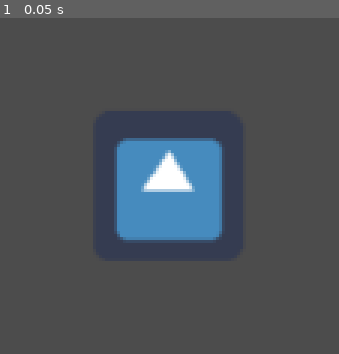
Above: before the commit, frame 1.
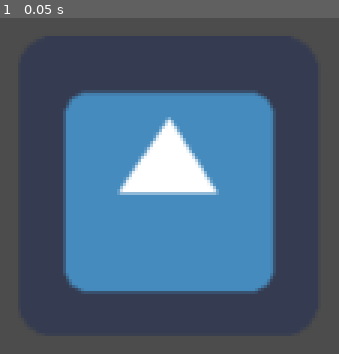
Above: after the commit, the same moment.

Repository: teratron/treaker
Game: Godot game, scene res://examples/Signals/Signals.tscn
Same seed, same stepped clock (60 frames per second), same inputs: the game is played once before the commit and once after it. This scene is started directly instead of the project's main scene. The engine's default icon, where the game draws it, is replaced by a stand-in: a white triangle on a blue panel in a dark square.
Inputs:
- Up to frame 1 (0.05 s): no input

The runs differ from the first frame. In frame 1, 31% of the frame differs, in the area x 18-82%, y 21-83%.
Error before the commit: Error connecting to signal: health during yield(). (res://examples/Coroutines/SceneScript.gd:27)

Commit message:
Update Player

Diff:
--- a/app/examples/Signals/Node2D.gd
+++ b/app/examples/Signals/Node2D.gd
@@ -1,10 +1,14 @@
 extends Node2D
+
+
 onready var PlayerNode = get_owner()
+
 
 func _ready():
 	print(PlayerNode)
 	PlayerNode.connect("gameOver", self, "doSomething")
 	pass
 
+
 func doSomething():
 	print('Game is Over Do Something ')
--- a/app/examples/Signals/PlayerScript.gd
+++ b/app/examples/Signals/PlayerScript.gd
@@ -1,16 +1,19 @@
 # Name in Scene: Player
 # node Type: Sprite
 extends Sprite
+
+
 signal healthChanged
-
 var check: int = 0
 var playerHealth: int = 100
 
-func _process(deltaTime):
+
+func _process(_delta):
 	if check < 1:
 		check = check + 1
 		changeHealth(-100)
 
+
 func changeHealth(value):
 	playerHealth = playerHealth + value
 	emit_signal("healthChanged", playerHealth)
--- a/app/examples/Signals/SceneScript.gd
+++ b/app/examples/Signals/SceneScript.gd
@@ -1,11 +1,16 @@
 # Name in Scene: Health
 # node Type: Node2D
 extends Node2D
+
+
 signal gameOver
 onready var PlayerNode = get_node('Player')
 
+
 func _ready():
+	print(PlayerNode)
 	PlayerNode.connect("healthChanged", self, "doSomething")
+
 
 func doSomething(playerHealth):
 	print('We changed value of health to: ', playerHealth)
--- a/app/examples/Signals/Signals.tscn
+++ b/app/examples/Signals/Signals.tscn
@@ -1,7 +1,7 @@
 [gd_scene load_steps=5 format=2]
 
-[ext_resource path="res://examples/Coroutines/SceneScript.gd" type="Script" id=1]
-[ext_resource path="res://assets/icon.png" type="Texture" id=2]
+[ext_resource path="res://examples/Signals/SceneScript.gd" type="Script" id=1]
+[ext_resource path="res://examples/Signals/icon.png" type="Texture" id=2]
 [ext_resource path="res://examples/Signals/PlayerScript.gd" type="Script" id=3]
 [ext_resource path="res://examples/Signals/Node2D.gd" type="Script" id=4]
 
